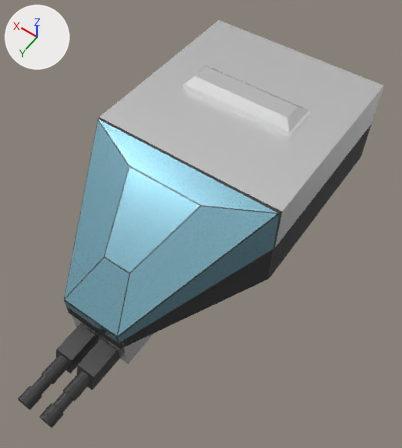
Two versions of the FBX model Assets/3D/Joueur/JusteJoueur.fbx, one commit apart.
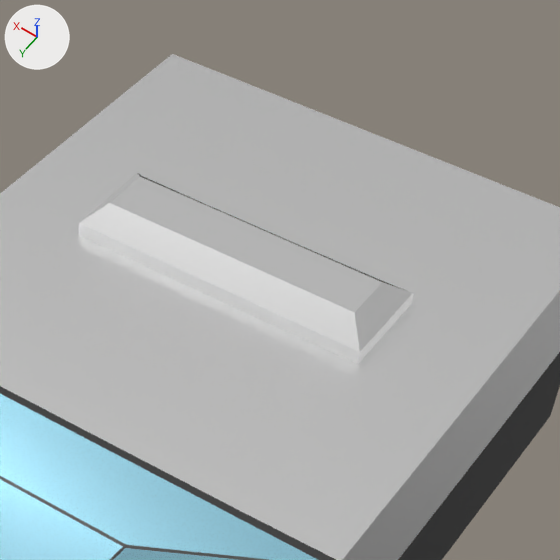
The first picture shows the older version from a 50 mm lens placed at (-2.14, 3.75, 4.04), pointed at (-0.2, 1.02, -0.23). The close-ups show the older and then the newer version on the part from 38% to 91% of the width and 0% to 47% of the height of that picture. Only the edits that show in the close-ups are written down. The lights are fixed; the arrows at upper left show +X, +Y and +Z.

Names of what the first close-up shows: 'Accelerateur', 'Vaisseau'.
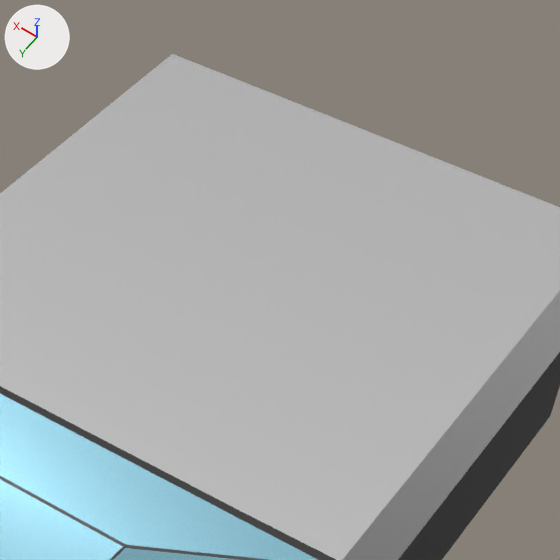
Pixel boxes (x1, y1, x2, y2) of what changed, in the close-ups (560 x 560 px):
'Accelerateur', deleted: before (79, 173, 414, 364)
    faces in mat_metal (white #ffffff): (79, 173, 414, 364)
    faces in mat_jointure (dark grey #343434): (138, 173, 407, 291)

What changed in the scene script:
```text
Remove ob_accelerateur:
    ob_accelerateur = bpy.data.objects.new('Accelerateur', me_cube_034)
    ob_accelerateur.location = (0.0, 0.0, 0.0)
```
